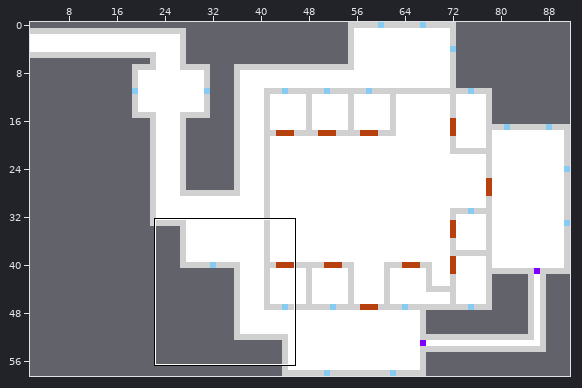
Tiled map: Resources/Levels/Radme/Cal/Blueprints/Castle/Prison internal.tmx. The first picture is a wide view before the edit; the outline marks the close-up.
Close-up. First the earlier version:
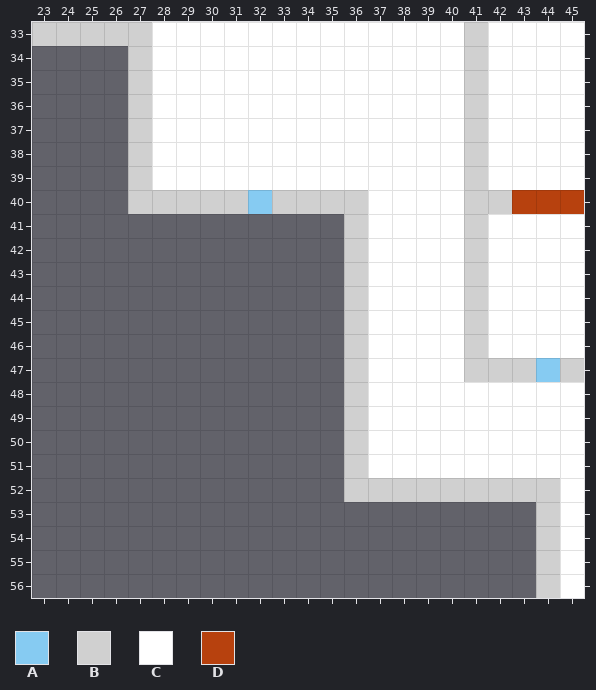
Cells are 32x32 px. Shown: x 23..45, y 33..56. The commit also changed other parts of the map, which this record leaves out.
Key: from "Miky Blue Print": A 0 "azure", B 1 "gray", C 3 "white", D 5 "rust".
_ is an empty cell.
Layer "Livello tile 1" before, first column x 23:
33 BBBBBCCCCCCCCCCCCCBCCCC
34 ____BCCCCCCCCCCCCCBCCCC
35 ____BCCCCCCCCCCCCCBCCCC
36 ____BCCCCCCCCCCCCCBCCCC
37 ____BCCCCCCCCCCCCCBCCCC
38 ____BCCCCCCCCCCCCCBCCCC
39 ____BCCCCCCCCCCCCCBCCCC
40 ____BBBBBABBBBCCCCBBDDD
41 _____________BCCCCBCCCC
42 _____________BCCCCBCCCC
43 _____________BCCCCBCCCC
44 _____________BCCCCBCCCC
45 _____________BCCCCBCCCC
46 _____________BCCCCBCCCC
47 _____________BCCCCBBBAB
48 _____________BCCCCCCCCC
49 _____________BCCCCCCCCC
50 _____________BCCCCCCCCC
51 _____________BCCCCCCCCC
52 _____________BBBBBBBBBC
53 _____________________BC
54 _____________________BC
55 _____________________BC
56 _____________________BC
The same view after the edit:
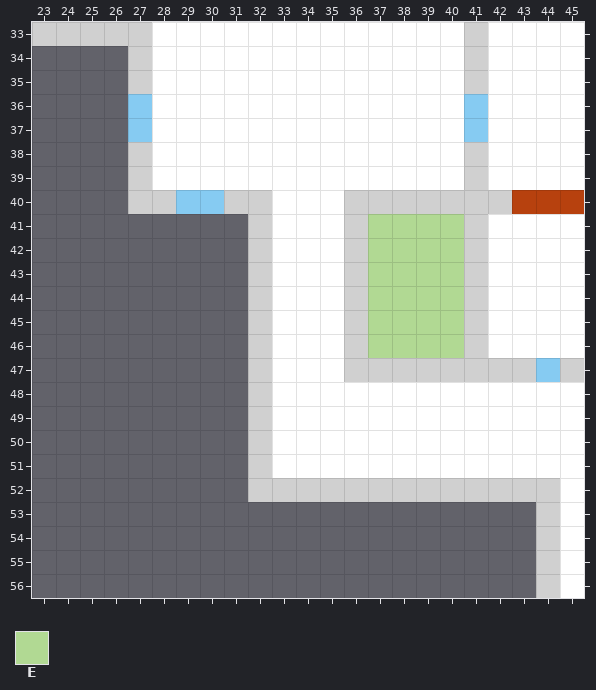
Further tiles: from "Miky Blue Print": E 2 "green".
The exact change:
Changed rows in their new state; . is an unchanged cell.
Layer "Livello tile 1":
first column x 27:
36 A.............A
37 A.............A
40 ..AA.BCCC.BBBB.
41 .....BCCC.EEEE.
42 .....BCCC.EEEE.
43 .....BCCC.EEEE.
44 .....BCCC.EEEE.
45 .....BCCC.EEEE.
46 .....BCCC.EEEE.
47 .....BCCC.BBBB.
48 .....BCCCC.....
49 .....BCCCC.....
50 .....BCCCC.....
51 .....BCCCC.....
52 .....BBBB......
Where, in picture pixels (left, top, right, bottom), the same in both close-ups:
changed: (128, 94, 152, 142)
changed: (464, 94, 488, 142)
changed: (176, 190, 224, 214)
changed: (248, 190, 464, 502)
